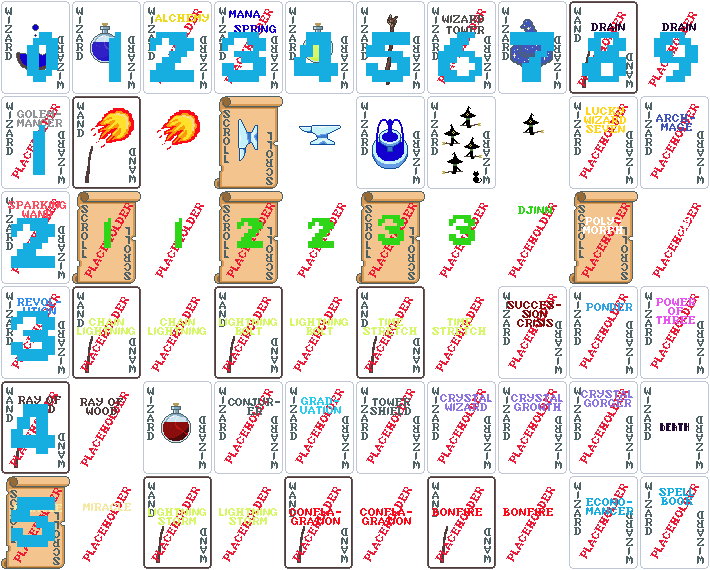
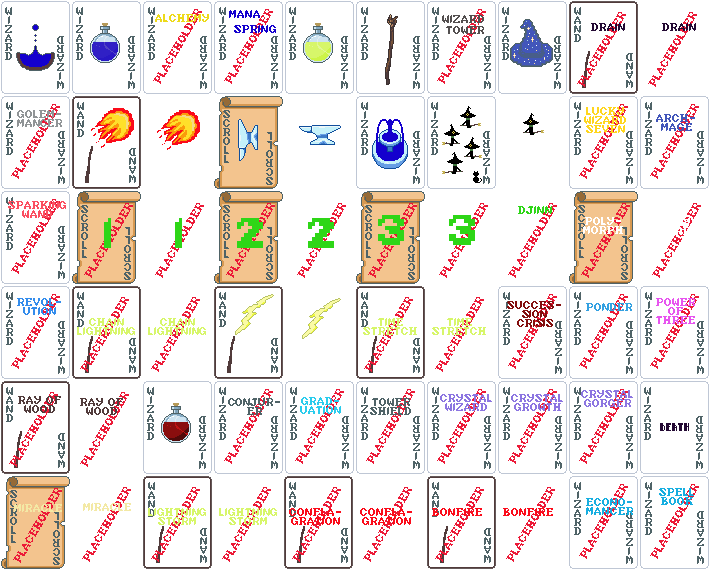
Layered file, before and after one edit (710x570). Changes by layer:
hid group "Reference/Unused pieces" (10 layers) over [11, 32, 698, 547]
removed group "Lightning Bolt spell" (2 layers) over [290, 297, 348, 372]
renamed "LIGHTNING ..." to "Lightning Bolt spell", moved it out of group "Lightning Bolt spell", painted on it over [290, 298, 348, 339]
removed layer "Placeholder #5" from group "Lightning Bolt spell" over [293, 297, 342, 372]
removed layer "LIGHTNING ... #1" from group "Wand of Lightning Bolt" over [219, 318, 277, 335]
removed layer "Placeholder #6" from group "Wand of Lightning Bolt" over [222, 297, 271, 372]
added layer "Lightning bolt art" in group "Wand of Lightning Bolt" over [235, 294, 274, 335]
